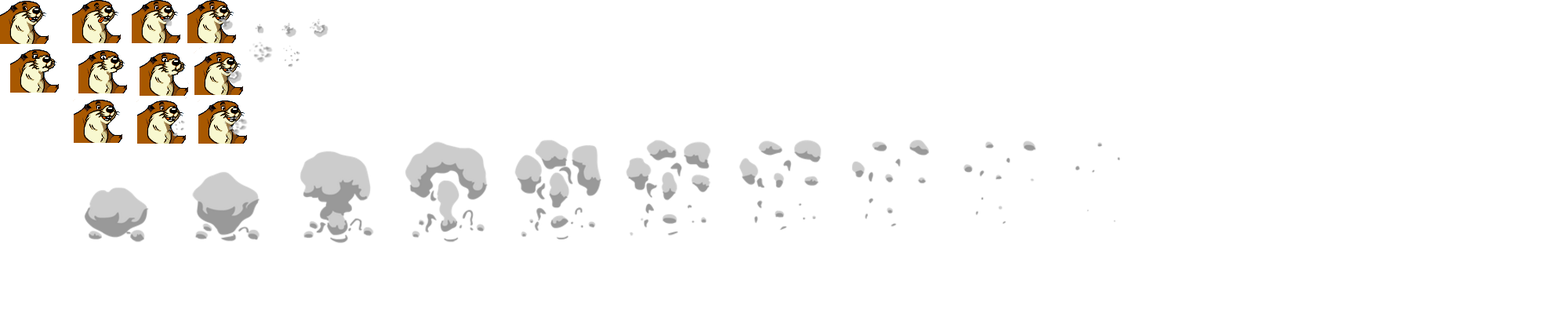
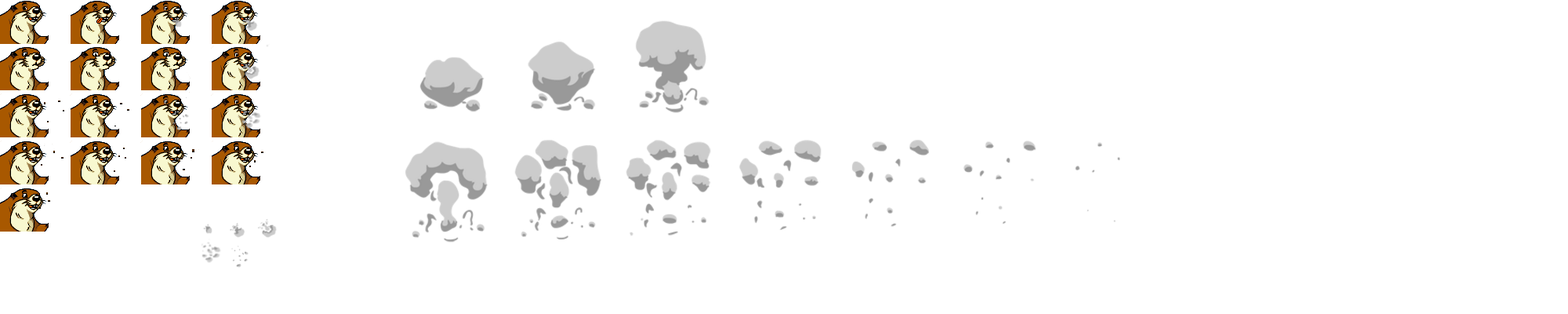
Layered file, before and after one edit (w=1568, h=314). Changes by layer:
painted on "beaver_icon_sheet_better_breathing.png" over [0, 0, 710, 268]
